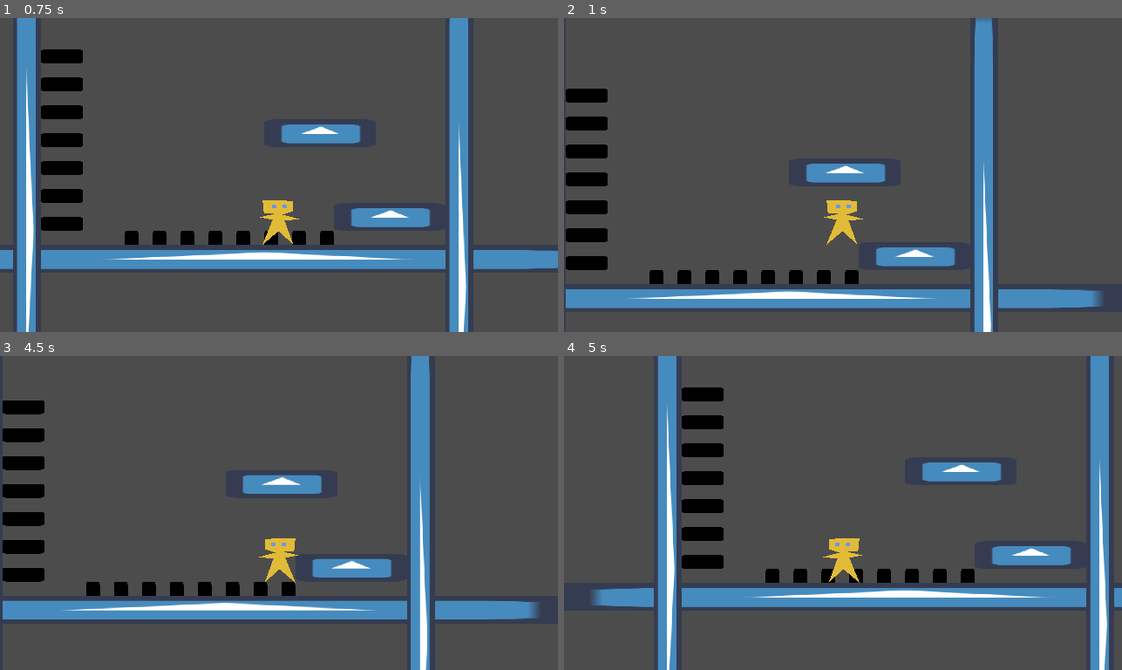
Above: before the commit, frames 1-4 (two rows, left to right).
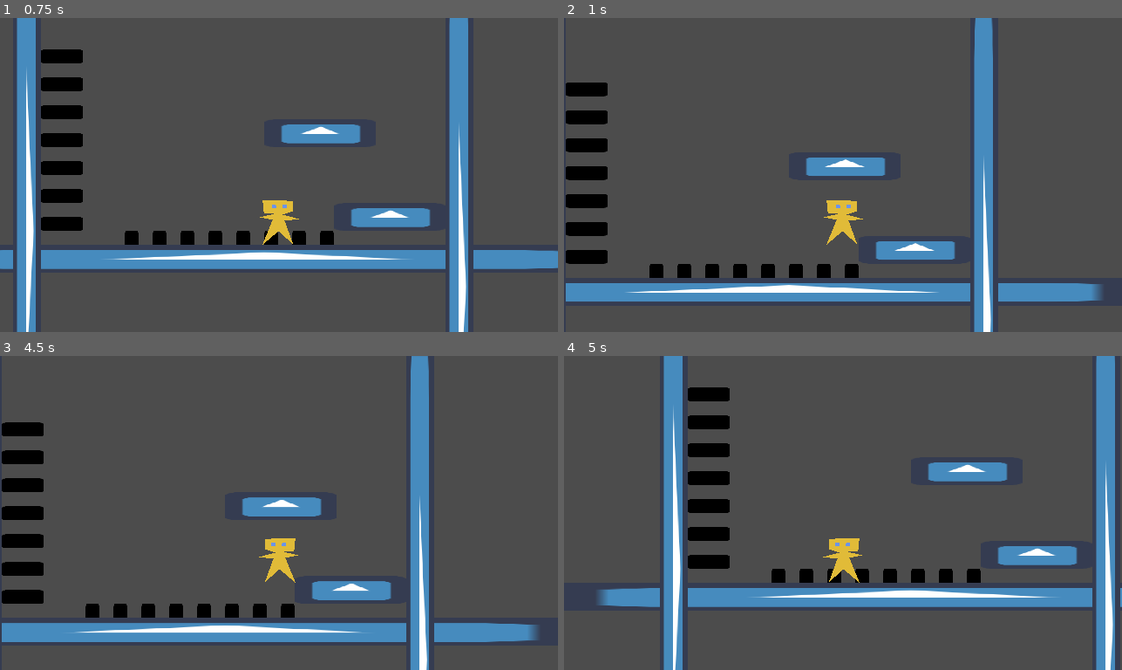
Above: after the commit, the same moments.

Repository: SleepingPhoenix1/Experimenting-with-movement
Game: Godot game, scene res://scenes/test_level.tscn
The game is run twice, just before and just after one commit, with the same random seed, the same clock (stepped at 60 frames per second) and the same inputs. The engine's default icon, where the game draws it, is replaced by a stand-in: a white triangle on a blue panel in a dark square.
Inputs:
- Up to frame 1 (0.75 s): tap Enter at 0.5 s; hold Right (ui_right) from 0.53 s (still down); hold Ctrl (climb, bound only after the commit) from 0.53 s (still down)
- Up to frame 2 (1 s): keep holding Right (ui_right); keep holding Ctrl (climb, bound only after the commit); tap Space (ui_jump) at 0.77, 0.8 s
- Up to frame 3 (4.5 s): tap Space (ui_jump) at 1.07, 1.35, 1.52, 1.82, 2.3, 3.02, 3.32, 3.6, 3.77, 4.07 s; release Ctrl (climb, bound only after the commit) at 1.28 s; tap Ctrl (climb, bound only after the commit) at 1.55, 2.85, 4.35 s; release Right (ui_right) at 2.03 s; hold Left (ui_left) 2.03-2.78 s; hold Ctrl (climb, bound only after the commit) 2.03-2.78 s; hold Right (ui_right) 2.78-4.28 s; hold Left (ui_left) from 4.28 s (still down)
- Up to frame 4 (5 s): keep holding Left (ui_left); tap Space (ui_jump) at 4.52, 4.82 s

Frame 1 is identical in both runs. In frame 2, 9.5% of the frame differs, in the area x 0-97%, y 0-100%; in frame 3, 18%; in frame 4, 8.9%.

Commit message:
wall_climbing
Finally!

Diff:
--- a/project.godot
+++ b/project.godot
@@ -57,6 +57,20 @@
 , Object(InputEventKey,"resource_local_to_scene":false,"resource_name":"","device":0,"alt":false,"shift":false,"control":false,"meta":false,"command":false,"pressed":false,"scancode":68,"physical_scancode":0,"unicode":0,"echo":false,"script":null)
  ]
 }
+ui_up={
+"deadzone": 0.5,
+"events": [ Object(InputEventKey,"resource_local_to_scene":false,"resource_name":"","device":0,"alt":false,"shift":false,"control":false,"meta":false,"command":false,"pressed":false,"scancode":16777232,"physical_scancode":0,"unicode":0,"echo":false,"script":null)
+, Object(InputEventJoypadButton,"resource_local_to_scene":false,"resource_name":"","device":0,"button_index":12,"pressure":0.0,"pressed":false,"script":null)
+, Object(InputEventKey,"resource_local_to_scene":false,"resource_name":"","device":0,"alt":false,"shift":false,"control":false,"meta":false,"command":false,"pressed":false,"scancode":87,"physical_scancode":0,"unicode":0,"echo":false,"script":null)
+ ]
+}
+ui_down={
+"deadzone": 0.5,
+"events": [ Object(InputEventKey,"resource_local_to_scene":false,"resource_name":"","device":0,"alt":false,"shift":false,"control":false,"meta":false,"command":false,"pressed":false,"scancode":16777234,"physical_scancode":0,"unicode":0,"echo":false,"script":null)
+, Object(InputEventJoypadButton,"resource_local_to_scene":false,"resource_name":"","device":0,"button_index":13,"pressure":0.0,"pressed":false,"script":null)
+, Object(InputEventKey,"resource_local_to_scene":false,"resource_name":"","device":0,"alt":false,"shift":false,"control":false,"meta":false,"command":false,"pressed":false,"scancode":83,"physical_scancode":0,"unicode":0,"echo":false,"script":null)
+ ]
+}
 ui_page_up={
 "deadzone": 0.5,
 "events": [  ]
@@ -78,6 +92,11 @@
 "events": [ Object(InputEventKey,"resource_local_to_scene":false,"resource_name":"","device":0,"alt":false,"shift":false,"control":false,"meta":false,"command":false,"pressed":false,"scancode":32,"physical_scancode":0,"unicode":0,"echo":false,"script":null)
  ]
 }
+climb={
+"deadzone": 0.5,
+"events": [ Object(InputEventKey,"resource_local_to_scene":false,"resource_name":"","device":0,"alt":false,"shift":false,"control":false,"meta":false,"command":false,"pressed":false,"scancode":16777238,"physical_scancode":0,"unicode":0,"echo":false,"script":null)
+ ]
+}
 
 [physics]
 
--- a/scenes/player.tscn
+++ b/scenes/player.tscn
@@ -15,7 +15,7 @@
 jump_time_to_peak = 0.3
 jump_time_to_descent = 0.2
 lowfallMultiplier = 40
-maxfallspeed = 300
+maxfallspeed = 500
 Wall_jump_Velocity = Vector2( 230, -210 )
 
 [node name="Icon" type="Sprite" parent="."]
@@ -33,24 +33,24 @@
 [node name="RayCast2D" type="RayCast2D" parent="WallRaycastsRight"]
 position = Vector2( 8.07475, -23.9056 )
 enabled = true
-cast_to = Vector2( 1, 0 )
+cast_to = Vector2( 0.1, 0 )
 
 [node name="RayCast2D2" type="RayCast2D" parent="WallRaycastsRight"]
 position = Vector2( 8.14779, -0.0353727 )
 enabled = true
-cast_to = Vector2( 1, 0 )
+cast_to = Vector2( 0.1, 0 )
 
 [node name="WallRaycastsLeft" type="Node2D" parent="."]
 
 [node name="RayCast2D" type="RayCast2D" parent="WallRaycastsLeft"]
 position = Vector2( -8.14526, -23.9477 )
 enabled = true
-cast_to = Vector2( -1, 0 )
+cast_to = Vector2( -0.1, 0 )
 
 [node name="RayCast2D2" type="RayCast2D" parent="WallRaycastsLeft"]
 position = Vector2( -8.07221, -0.0774574 )
 enabled = true
-cast_to = Vector2( -1, 0 )
+cast_to = Vector2( -0.1, 0 )
 
 [node name="Polygon2D" type="Polygon2D" parent="."]
 color = Color( 0.886275, 0.737255, 0.223529, 1 )
--- a/scripts/player.gd
+++ b/scripts/player.gd
@@ -4,8 +4,9 @@
 var tick = false
 var current_speed = 0
 var is_moving = false
-var has_jumped = false
+
 var direction
+var can_move = true
 
 export var acceleration = 10
 export var deceleration = 15
@@ -27,6 +28,7 @@
 #falling variables
 export var maxfallspeed = 200
 var has_pressed_jump = false
+var has_jumped = false
 
 #wall stuff variables
 onready var left_wall_raycasts = $WallRaycastsLeft
@@ -35,7 +37,9 @@
 export var max_wall_slide_speed = 20
 export var Wall_jump_Velocity = Vector2(10, 10)
 var has_wall_jumped =false
-
+export var wall_climb_speed = 50
+
+var can_wall_climb = true
 
 func _ready():
 	pass
@@ -47,7 +51,7 @@
 		has_jumped = false
 		has_wall_jumped = false
 		tick = false
-
+		can_wall_climb = true
 
 
 
@@ -58,11 +62,12 @@
 func _physics_process(delta):
 	movement()
 	_update_wall_directions()
-	#print(velocity.y )
+	print(velocity.y)
 
 	#lowers max speed if in air
 	if !is_on_floor():
 		#gravity
+
 		velocity.y += get_gravity() * delta
 		if has_jumped and !tick:
 			max_speed -= jump_slowing_down
@@ -82,7 +87,7 @@
 
 func movement():
 	#acceleration
-	if is_moving:
+	if is_moving and can_move:
 		acceleration()
 
 
@@ -122,6 +127,22 @@
 		elif Input.is_action_pressed("ui_right") and wall_direction == 1 and velocity.y > 0:
 			velocity.y = max_wall_slide_speed
 
+	#wall climbing
+	if Input.is_action_pressed("climb") and wall_direction != 0 and can_wall_climb:
+		can_move = false
+		#velocity.y = -11.111112
+		jump_gravity = 0
+		fall_gravity = 0
+		if Input.is_action_pressed("ui_up"):
+			velocity.y = -wall_climb_speed #- 11.111112
+		elif Input.is_action_pressed("ui_down"):
+			velocity.y = wall_climb_speed#$ - 11.111112
+		else: velocity.y = 0
+		wall_jumping()
+	else:
+		can_move = true
+		jump_gravity = ((-2.0 * jump_height) / (jump_time_to_peak * jump_time_to_peak)) * -1.0
+		fall_gravity = ((-2.0 * jump_height) / (jump_time_to_descent * jump_time_to_descent)) * -1.0
 
 
 
@@ -154,6 +175,7 @@
 
 func wall_jumping():
 	if Input.is_action_just_pressed("ui_jump"):
+		can_wall_climb = false
 		has_wall_jumped = true
 		var wall_jump_velocity = Wall_jump_Velocity
 		wall_jump_velocity.x *= -wall_direction
